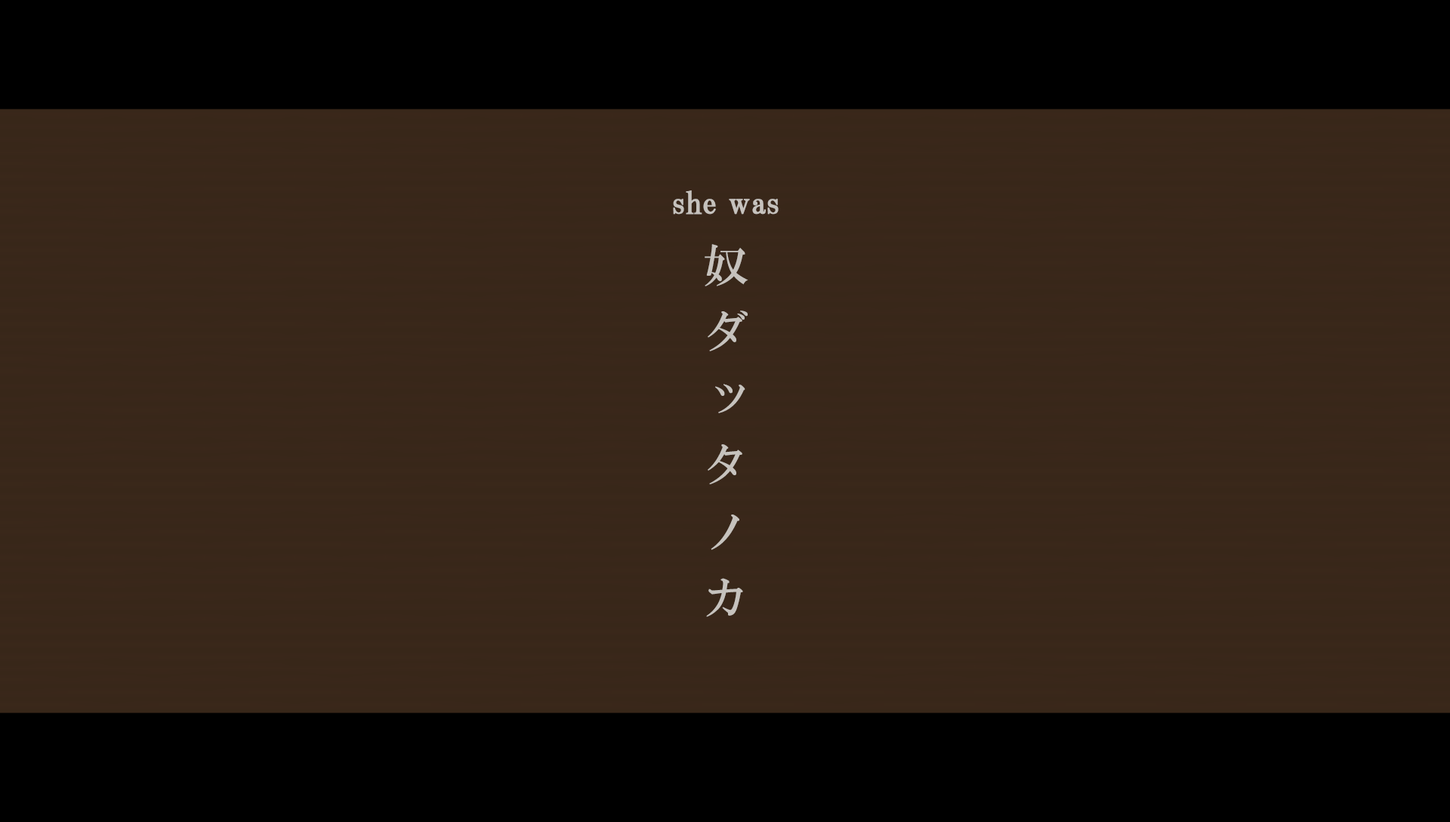
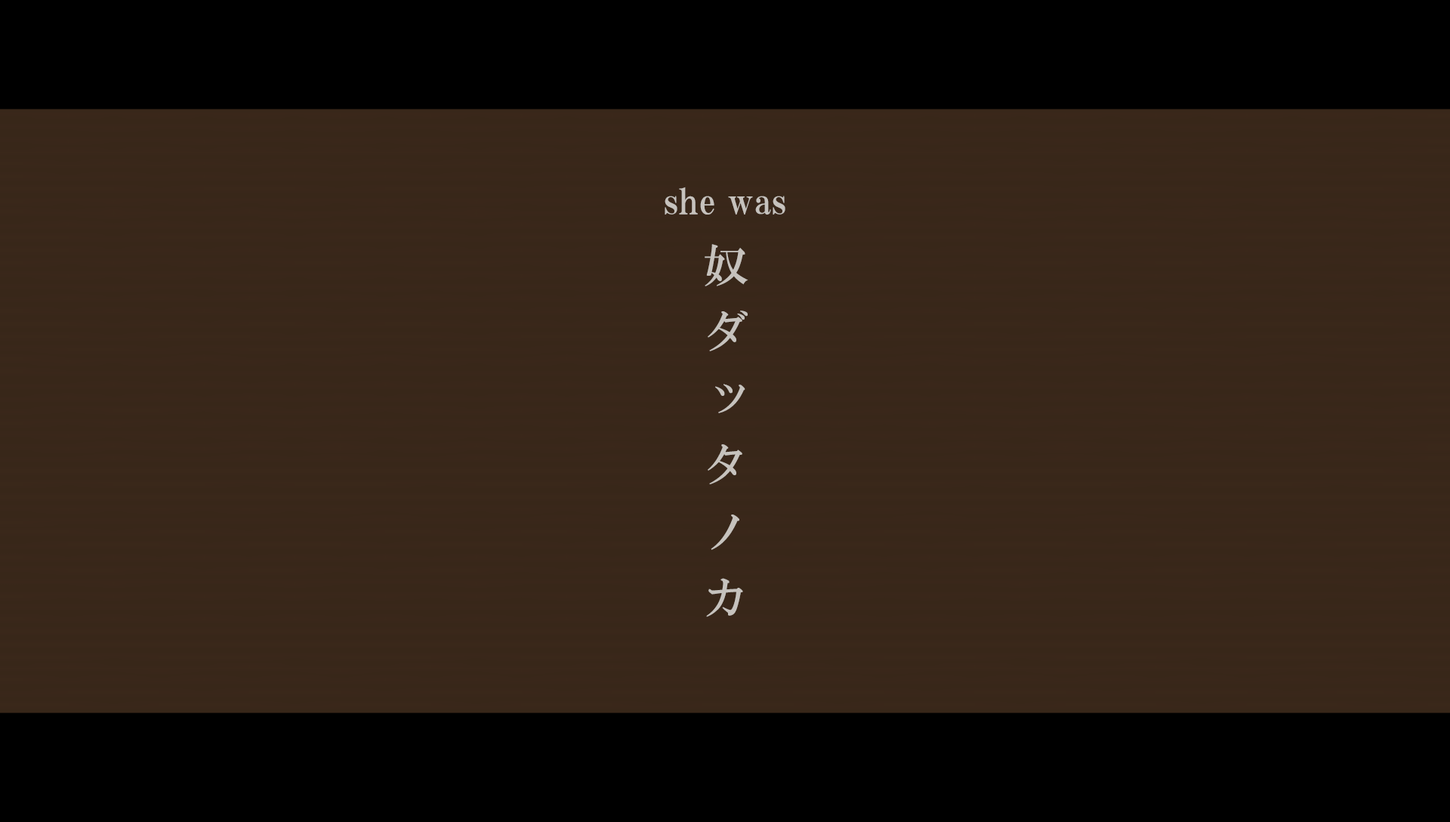
Two versions of the same layered image (w=1450, h=822). Layer-by-layer changes:
painted on "she was" over (664, 186, 786, 215)
